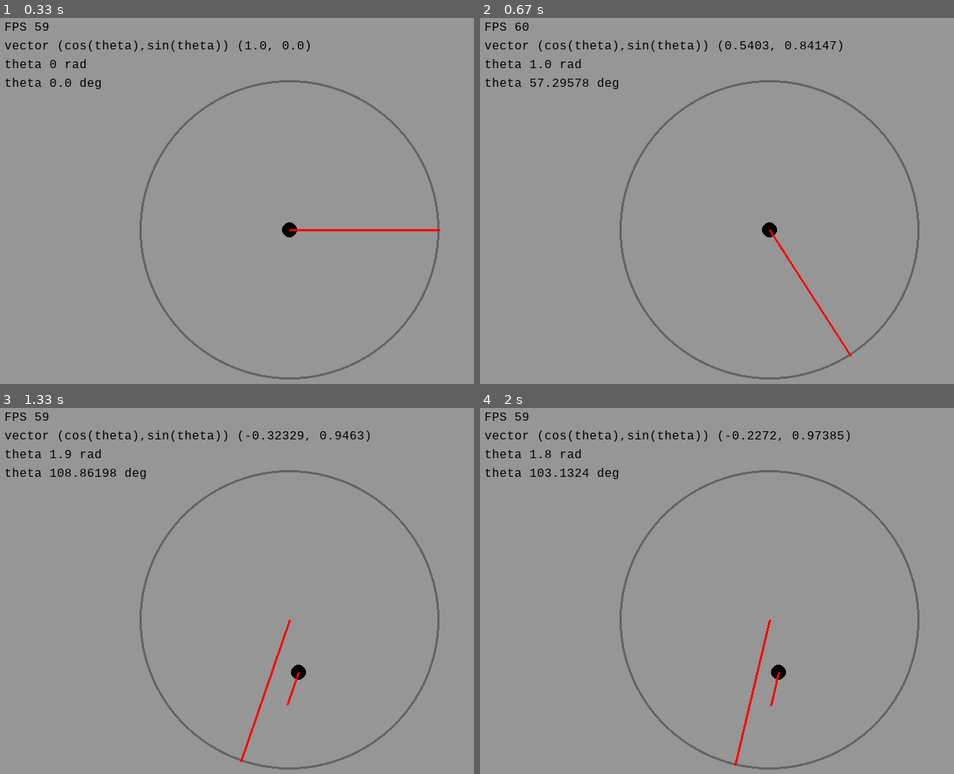
Above: before the commit, frames 1-4 (two rows, left to right).
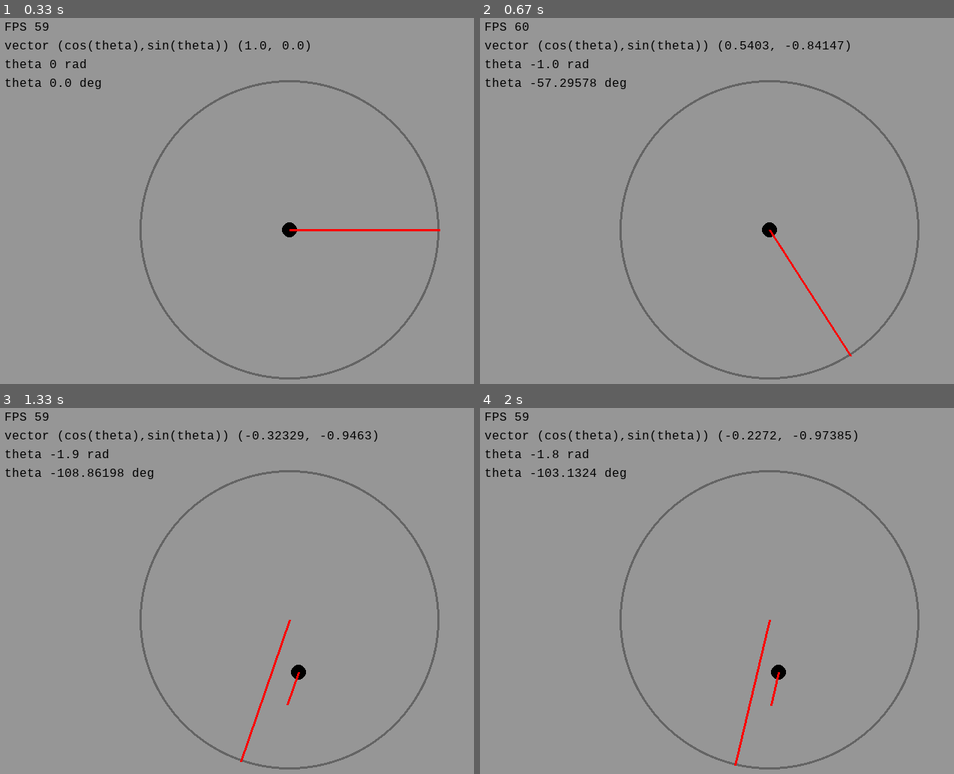
Above: after the commit, the same moments.

Repository: intmain86/pygame-unit-circle
Game: pygame game, started from visual-trig.py
Same seed, same stepped clock (60 frames per second), same inputs: the game is played once before the commit and once after it.
Inputs:
- Up to frame 1 (0.33 s): no input
- Up to frame 2 (0.67 s): hold D from 0.33 s (still down)
- Up to frame 3 (1.33 s): release D at 0.8 s; hold W 0.83-1.13 s; hold D from 1.17 s (still down)
- Up to frame 4 (2 s): release D at 1.63 s; hold A from 1.67 s (still down)

Frame 1 is identical in both runs. In frame 2, 0.5% of the frame differs, in the area x 10-79%, y 6-20%; in frame 3, 0.5%, in the area x 10-80%, y 6-20%; in frame 4, 0.5%.

Commit message:
fix screen coords: +y goes down, invert sin(theta)

Diff:
--- a/visual-trig.py
+++ b/visual-trig.py
@@ -24,20 +24,21 @@
     k = pygame.key.get_pressed()
 
     # rotation
-    if k[pygame.K_a]:
+    if k[pygame.K_d]:
         theta -= 0.05
 
-    if k[pygame.K_d]:
+    if k[pygame.K_a]:
         theta += 0.05
 
     # movement
+    # important fix: y screen = -y math
     if k[pygame.K_w]:
         x += math.cos(theta) * s
-        y += math.sin(theta) * s
+        y -= math.sin(theta) * s
 
     if k[pygame.K_s]:
         x -= math.cos(theta) * s
-        y -= math.sin(theta) * s
+        y += math.sin(theta) * s
 
     screen.fill((150,150,150))
 
@@ -46,7 +47,7 @@
 
     # player arrow
     px = x + math.cos(theta) * 45
-    py = y + math.sin(theta) * 45
+    py = y - math.sin(theta) * 45
     pygame.draw.line(screen, (255,0,0), (px,py), (x,y), 3)
 
     # unit circle
@@ -54,7 +55,7 @@
 
     # unit circle arrow
     ux = 400 + math.cos(theta) * 200
-    uy = 300 + math.sin(theta) * 200
+    uy = 300 - math.sin(theta) * 200
     pygame.draw.line(screen, (255,0,0), (400,300), (ux,uy), 3)
 
     # stats
